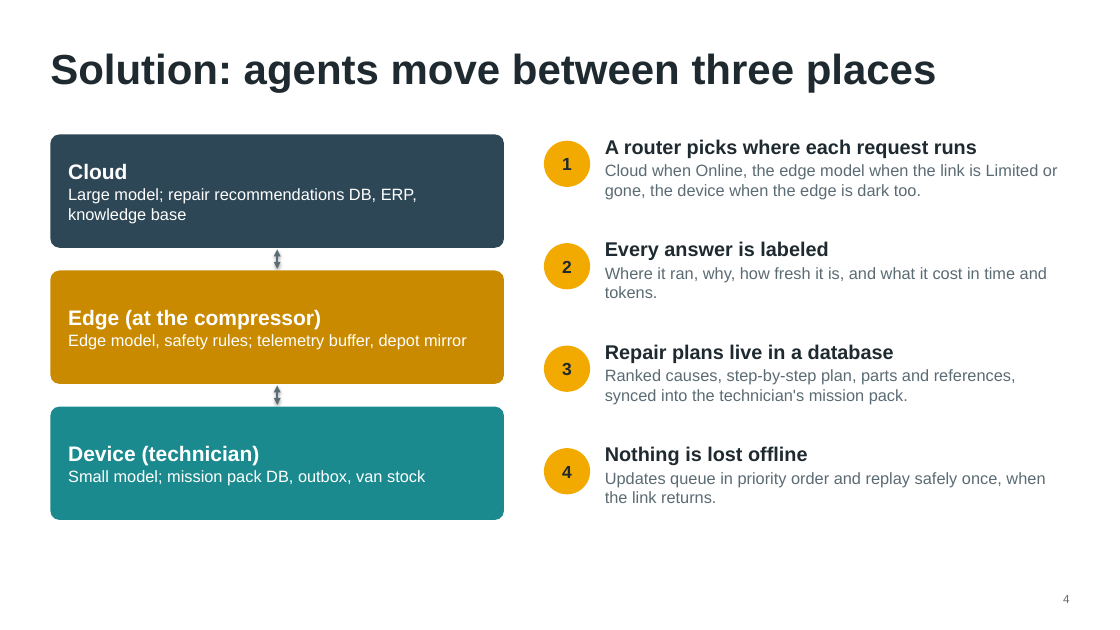
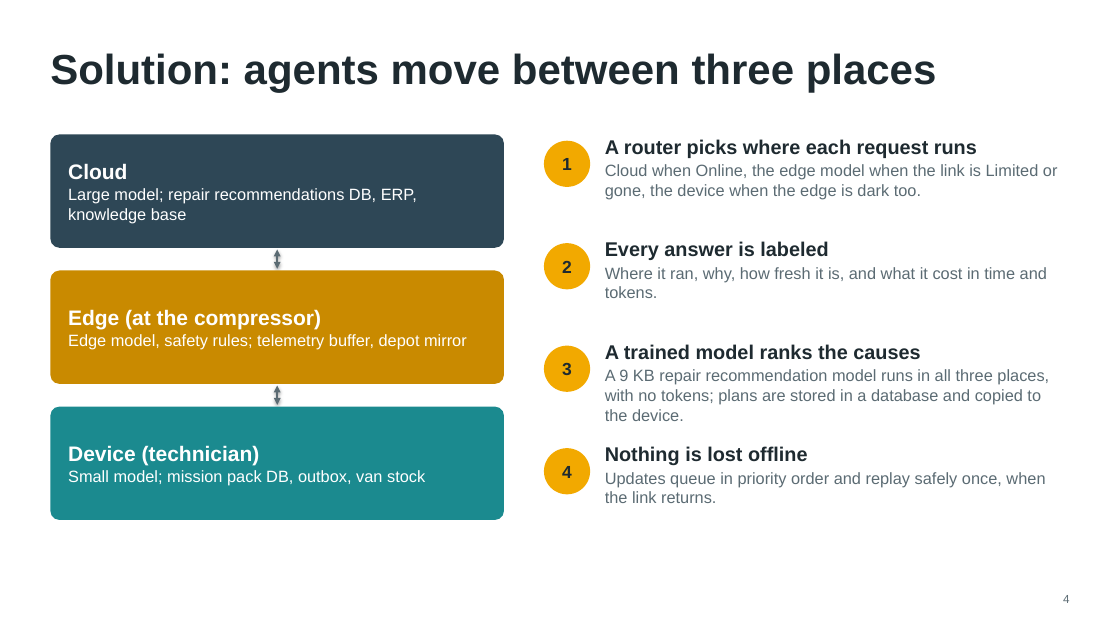
Before and after one commit to chandra50/hybrid-ai-service, a slide deck: slide 4 of docs/hybrid-ai-brief.pptx. Drawn at 1120x630 pixels with LibreOffice and Linux fonts; fonts in the diff are those of the drawing. Boxes give left, top, right and bottom in pixels: in the first picture for what was removed or moved away, otherwise in the second. Text is boxed around its words. In the diff, an @@ line names an element or a change of style, - is before the commit and + after.

```diff
--- a/docs/hybrid-ai-brief.pptx
+++ b/docs/hybrid-ai-brief.pptx
@@ text at <box>605,344,1049,421</box>: text changed @@
-Repair plans live in a database
-Ranked causes, step-by-step plan, parts and references, synced into the technician's mission pack.
+A trained model ranks the causes
+A 9 KB repair recommendation model runs in all three places, with no tokens; plans are stored in a database and copied to the device.
```
Also in this commit, not shown: 15 other files.
